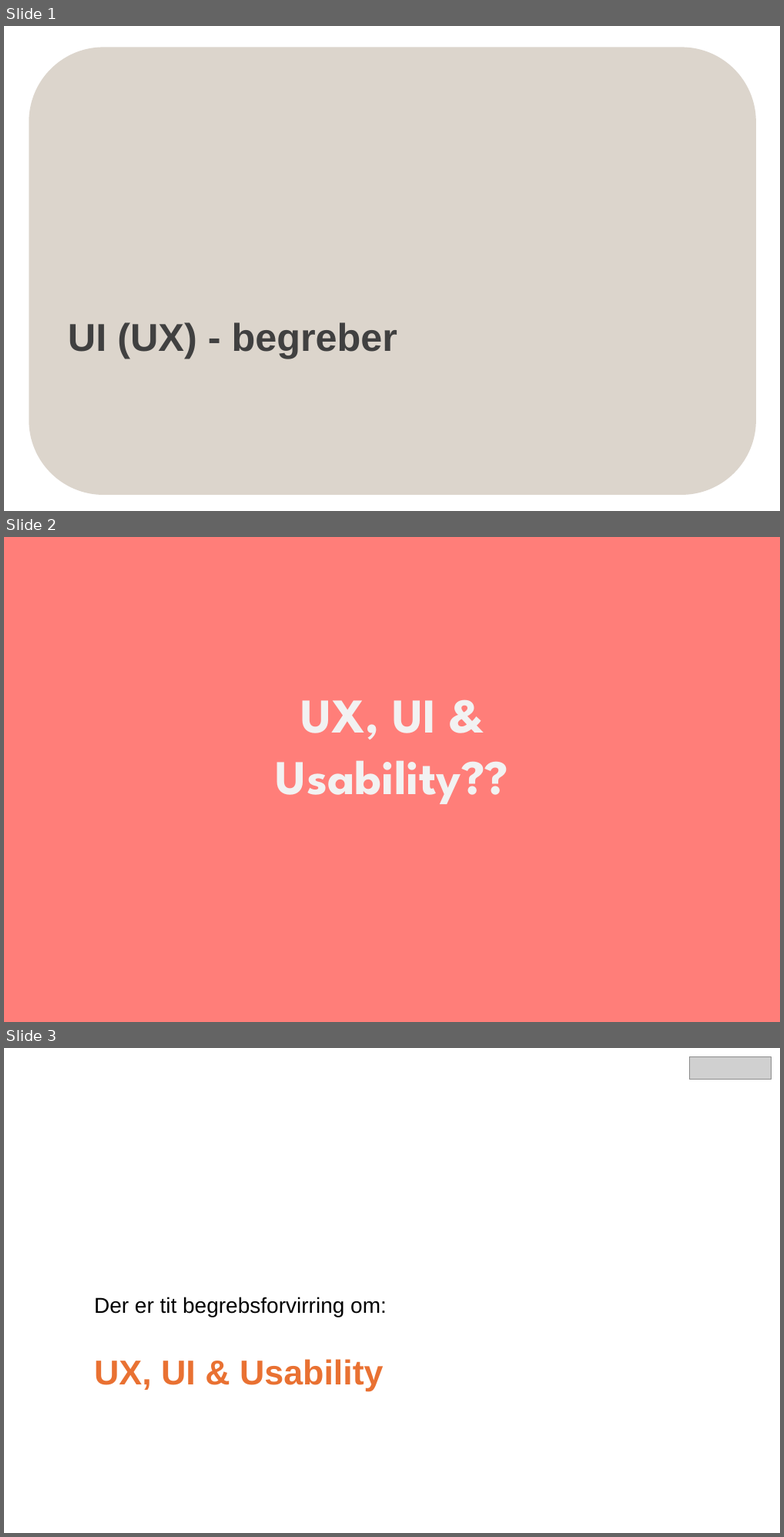
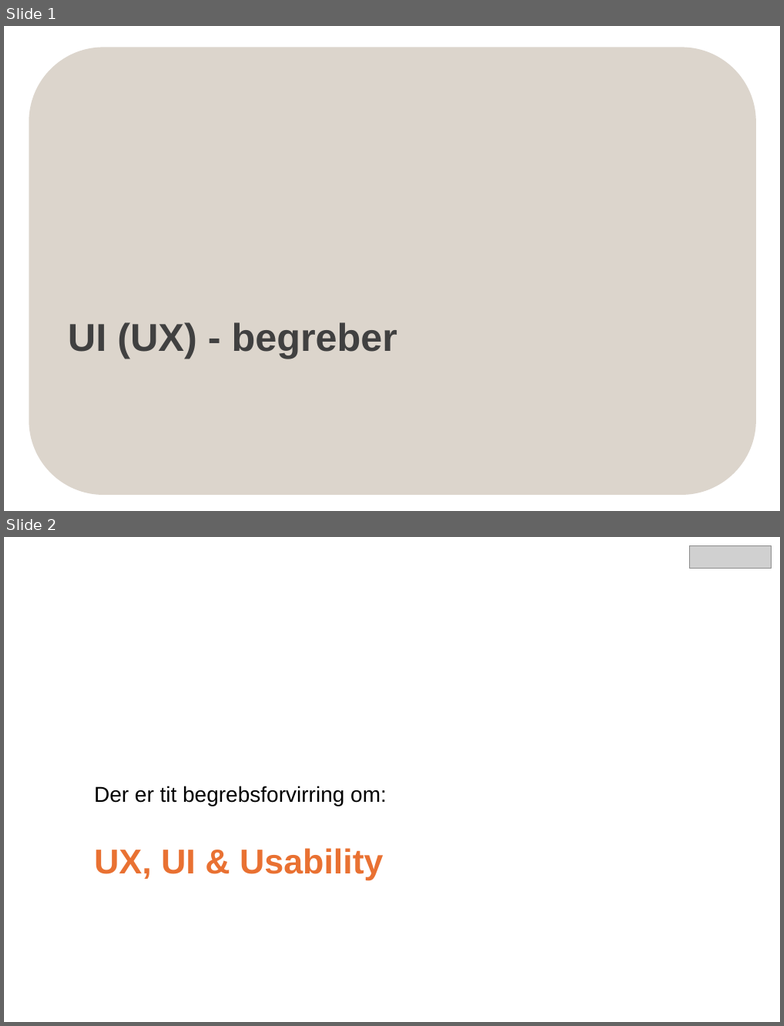
Before and after one commit to xiaoleibi/DMU26, a slide deck: UX valgfag2026.pptx. Shown one above the other, each under a label of ours: slides 1, 2 and 3 before the commit, slides 1 and 2 after it. The pictures are 784x1537 and 784x1026 pixels, drawn with LibreOffice and Linux fonts; fonts in the diff are those of the drawing; grey boxes stand for pictures. Boxes give left, top, right and bottom in pixels: in the first picture for what was removed or moved away, otherwise in the second. Text is boxed around its words. In the diff, an @@ line names an element or a change of style, - is before the commit and + after.

```diff
--- a/UX valgfag2026.pptx
+++ b/UX valgfag2026.pptx
@@ slide 2 removed at (4, 537, 780, 1022), background #FF7E79 @@
@@ subtitle removed at (276, 700, 508, 804) @@
-UX, UI &
-Usability??
@@ what was slide 3 is now slide 2 @@
```
Also in this commit, not shown: 5 slides changed, 1 slide added, 4 other slides removed.
